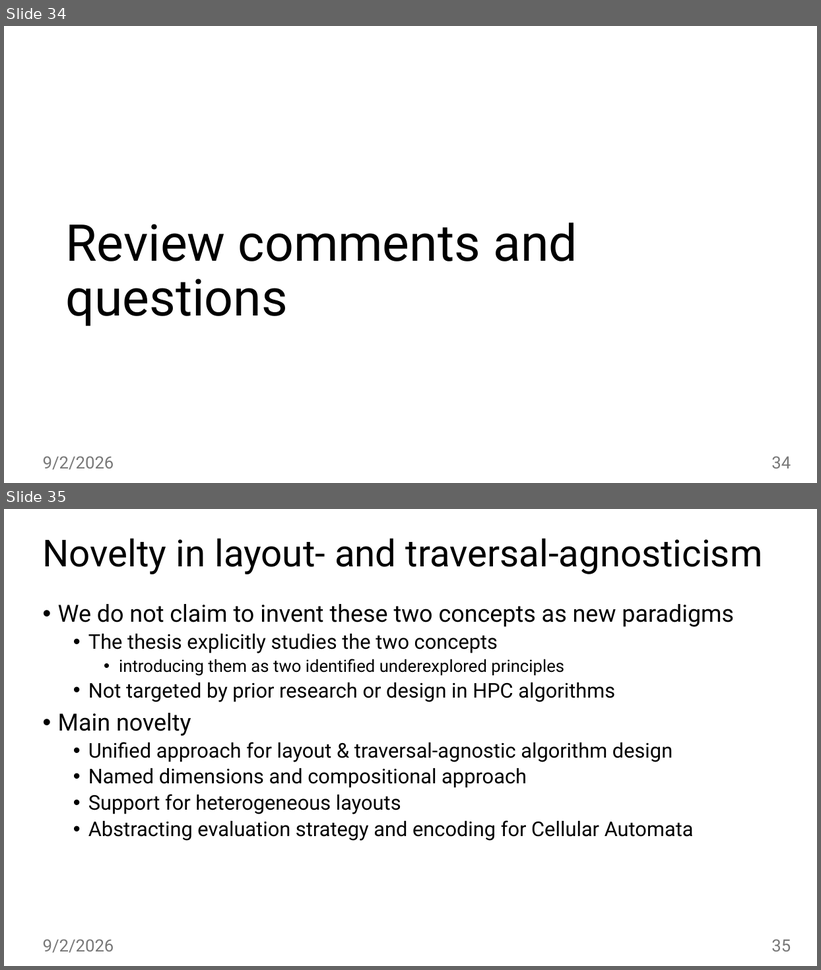
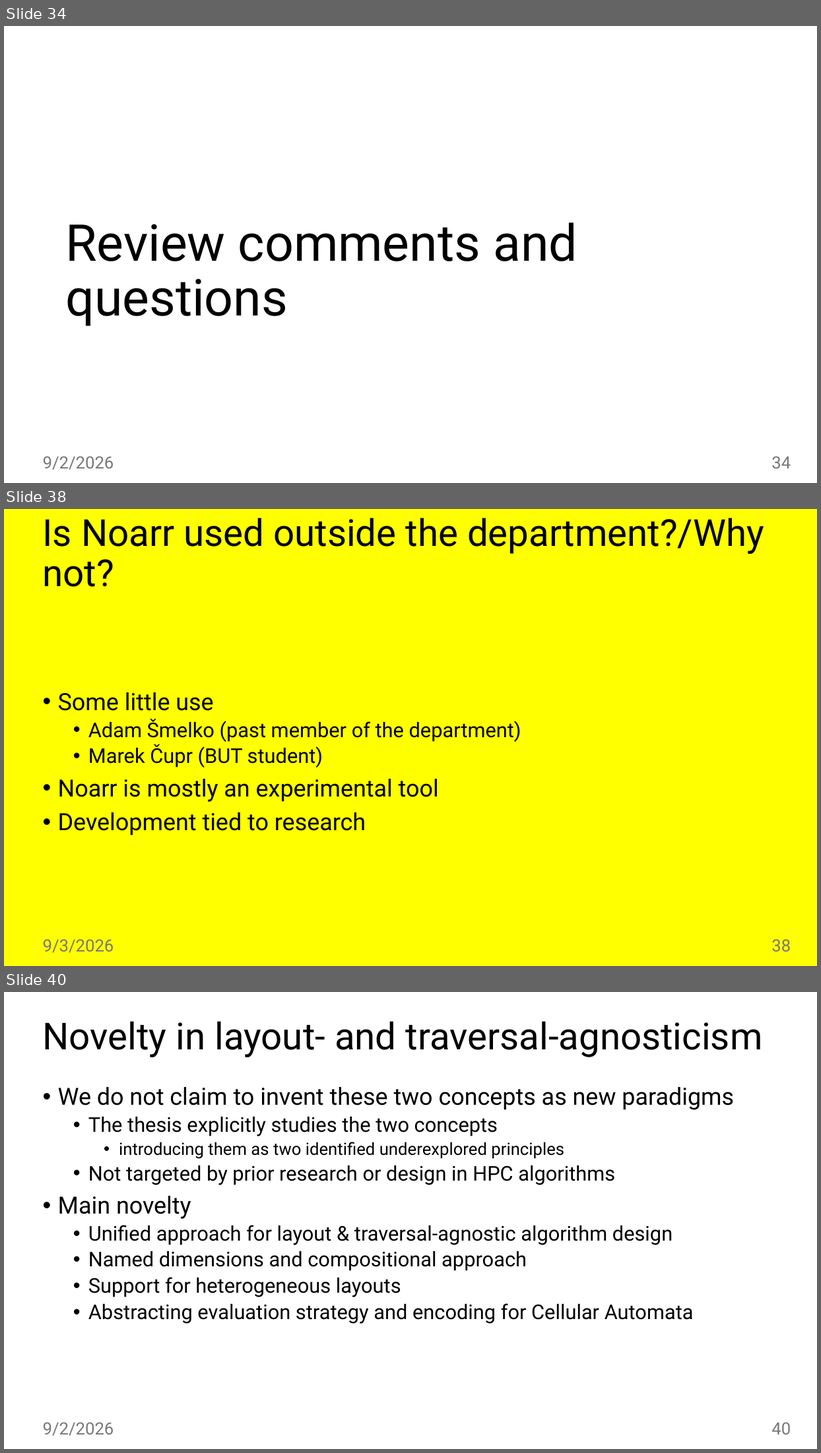
Before and after one commit to jiriklepl/phd-thesis, a slide deck: slides/Optimizing Memory Layouts and Traversal Orders in High-Performance Computing.pptx. Shown one above the other, each under a label of ours: slides 34 and 35 before the commit, slides 34, 38 and 40 after it; the slides between them are not shown. The pictures are 821x970 and 821x1453 pixels, drawn with LibreOffice and Linux fonts; fonts in the diff are those of the drawing. Boxes give left, top, right and bottom in pixels: in the first picture for what was removed or moved away, otherwise in the second. Text is boxed around its words. In the diff, an @@ line names an element or a change of style, - is before the commit and + after.

```diff
--- a/slides/Optimizing Memory Layouts and Traversal Orders in High-Performance Computing.pptx
+++ b/slides/Optimizing Memory Layouts and Traversal Orders in High-Performance Computing.pptx
@@ slide 38 added at <box>4,509,817,966</box>, background #FFFF00 @@
@@ title added at <box>43,518,764,587</box>, 44 pt, text #000000 @@
+Is Noarr used outside the department?/Why not?
@@ text added at <box>58,692,521,836</box>, 28 pt, text #000000 @@
+• Some little use
+  • Adam Šmelko (past member of the department)
+  • Marek Čupr (BUT student)
+• Noarr is mostly an experimental tool
+• Development tied to research
@@ text added at <box>43,939,114,953</box>, 20 pt, text #797979 @@
+9/3/2026
@@ page number added at <box>772,939,791,952</box>, 20 pt, text #797979 @@
+38
@@ what was slide 35 is now slide 40 @@
@@ page number at <box>772,1422,791,1435</box>: text changed @@
-35
+40
```
Also in this commit, not shown: 4 other slides added.
